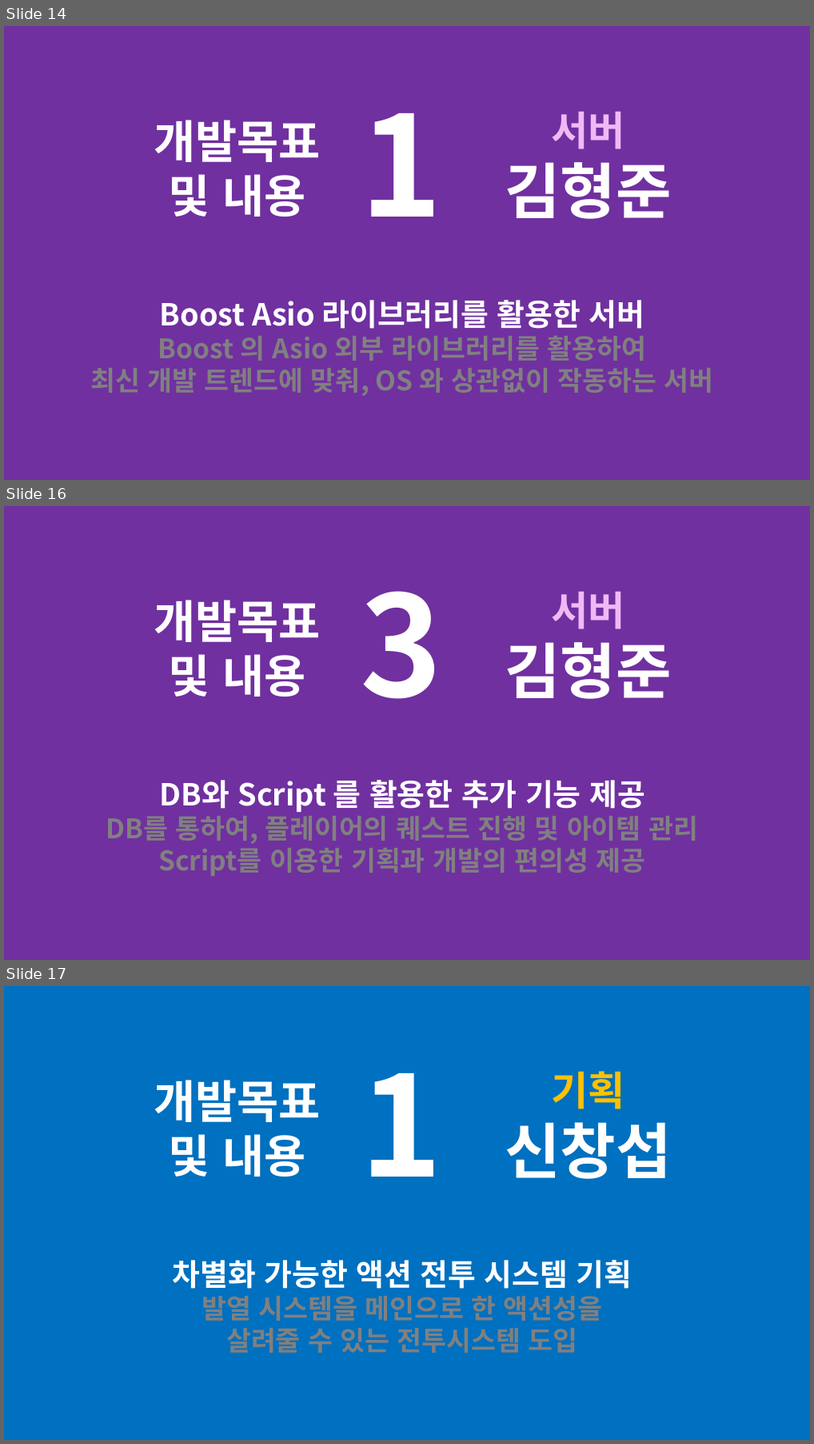
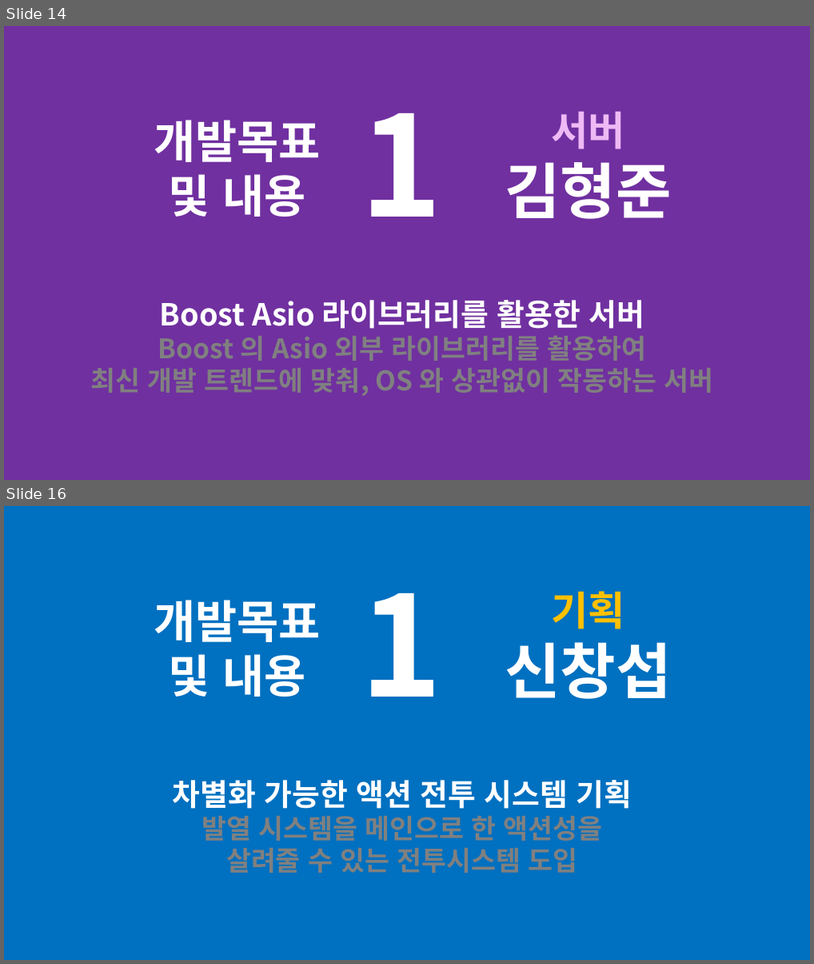
Before and after one commit to korleinster/gamebusdriver, a slide deck: documents/[편돌이]졸업작품 제안서(짧은버전).pptx. Shown one above the other, each under a label of ours: slides 14, 16 and 17 before the commit, slides 14 and 16 after it; the slides between them are not shown. The pictures are 814x1444 and 814x964 pixels, drawn with LibreOffice and Linux fonts; fonts in the diff are those of the drawing; background and template pictures are left out. Boxes give left, top, right and bottom in pixels: in the first picture for what was removed or moved away, otherwise in the second. Text is boxed around its words. In the diff, an @@ line names an element or a change of style, - is before the commit and + after.

Commit message:
[김형준] 발표 제안서 ppt 수정
데드 레커닝 추가

```diff
--- a/documents/[편돌이]졸업작품 제안서(짧은버전).pptx
+++ b/documents/[편돌이]졸업작품 제안서(짧은버전).pptx
@@ slide 16 removed at <box>4,506,810,960</box>, background #FFFFFF @@
@@ rectangle removed at <box>4,506,810,960</box> @@
@@ text removed at <box>154,600,321,696</box> @@
-개발목표
-및 내용
@@ text removed at <box>360,591,442,699</box> @@
-3
@@ text removed at <box>505,642,672,699</box> @@
-서버
-김형준
@@ text removed at <box>106,780,698,876</box> @@
-DB와 Script 를 활용한 추가 기능 제공
-DB를 통하여, 플레이어의 퀘스트 진행 및 아이템 관리
-Script를 이용한 기획과 개발의 편의성 제공
@@ what was slide 17 is now slide 16 @@
```
Also in this commit, not shown: 2 slides changed.
